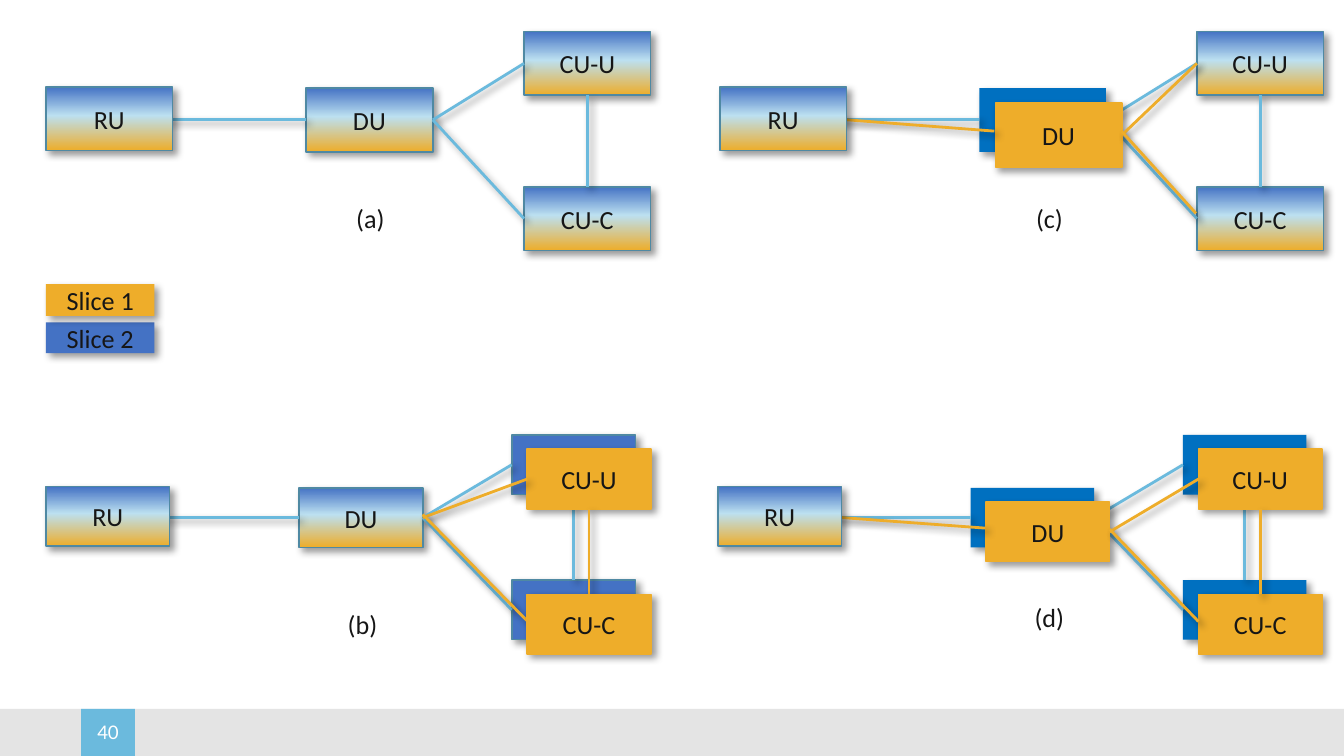
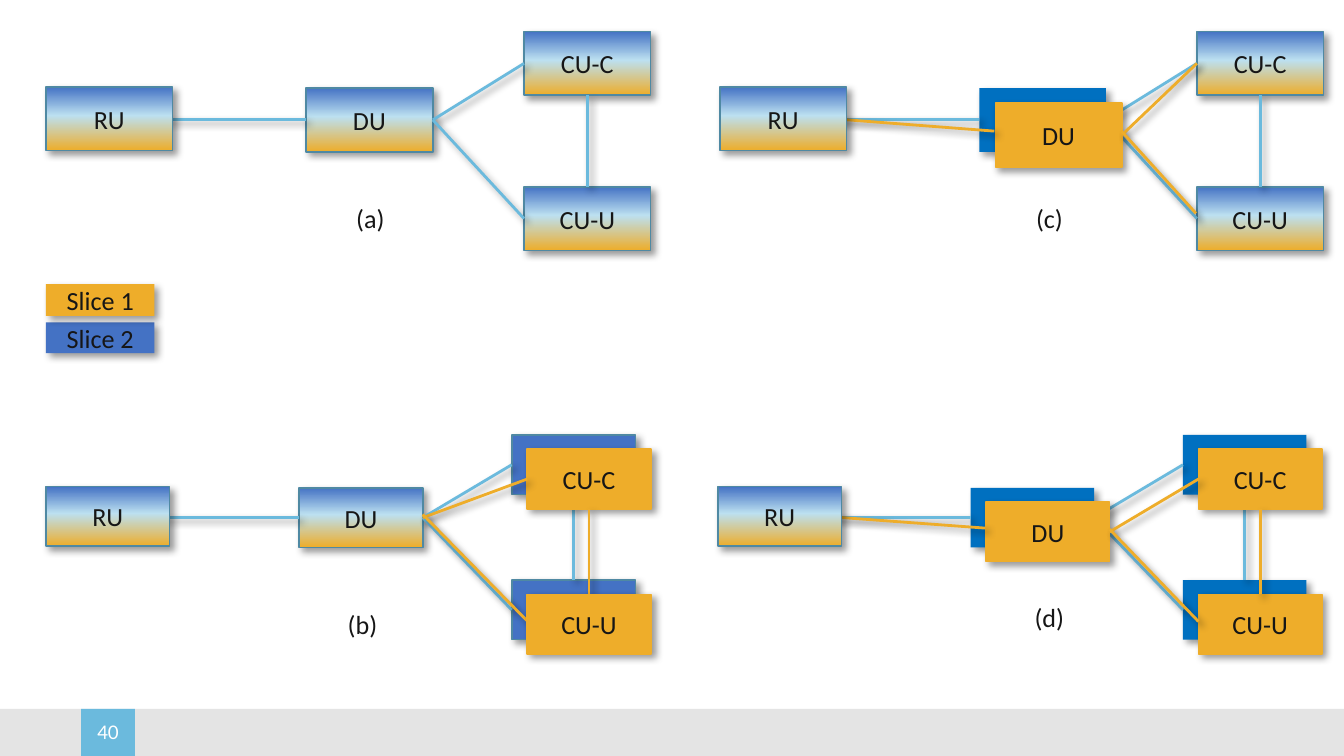
Before and after one commit to SystemsApproach/5G, a slide deck: slide 40 of figures.pptx. Drawn at 1344x756 pixels with LibreOffice and Linux fonts; fonts in the diff are those of the drawing; background and template pictures are left out. Boxes give left, top, right and bottom in pixels: in the first picture for what was removed or moved away, otherwise in the second. Text is boxed around its words. In the diff, an @@ line names an element or a change of style, - is before the commit and + after.

```diff
--- a/figures.pptx
+++ b/figures.pptx
@@ text in rectangle at [561, 52, 614, 80]: text changed @@
-CU-U
+CU-C
@@ text in rectangle at [1234, 52, 1287, 80]: text changed @@
-CU-U
+CU-C
@@ text in rectangle at [560, 207, 615, 235]: text changed @@
-CU-C
+CU-U
@@ text in rectangle at [1232, 207, 1287, 235]: text changed @@
-CU-C
+CU-U
@@ text in rectangle at [563, 472, 616, 489]: text changed @@
-CU-U
+CU-C
@@ text in rectangle at [1234, 472, 1287, 489]: text changed @@
-CU-U
+CU-C
@@ text in rectangle at [561, 617, 616, 634]: text changed @@
-CU-C
+CU-U
@@ text in rectangle at [1232, 617, 1287, 634]: text changed @@
-CU-C
+CU-U
```
Also in this commit, not shown: 1 other slide changed, 2 other files.
